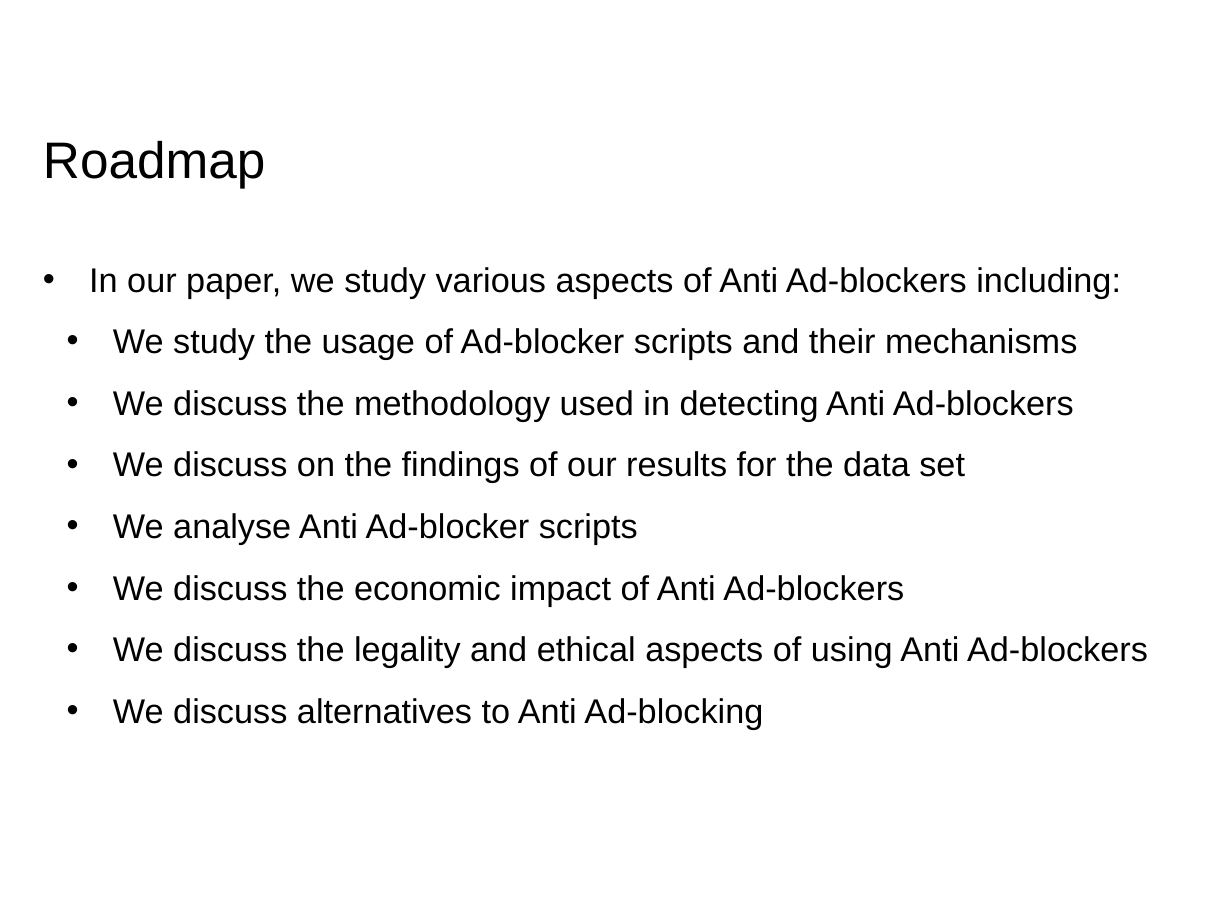
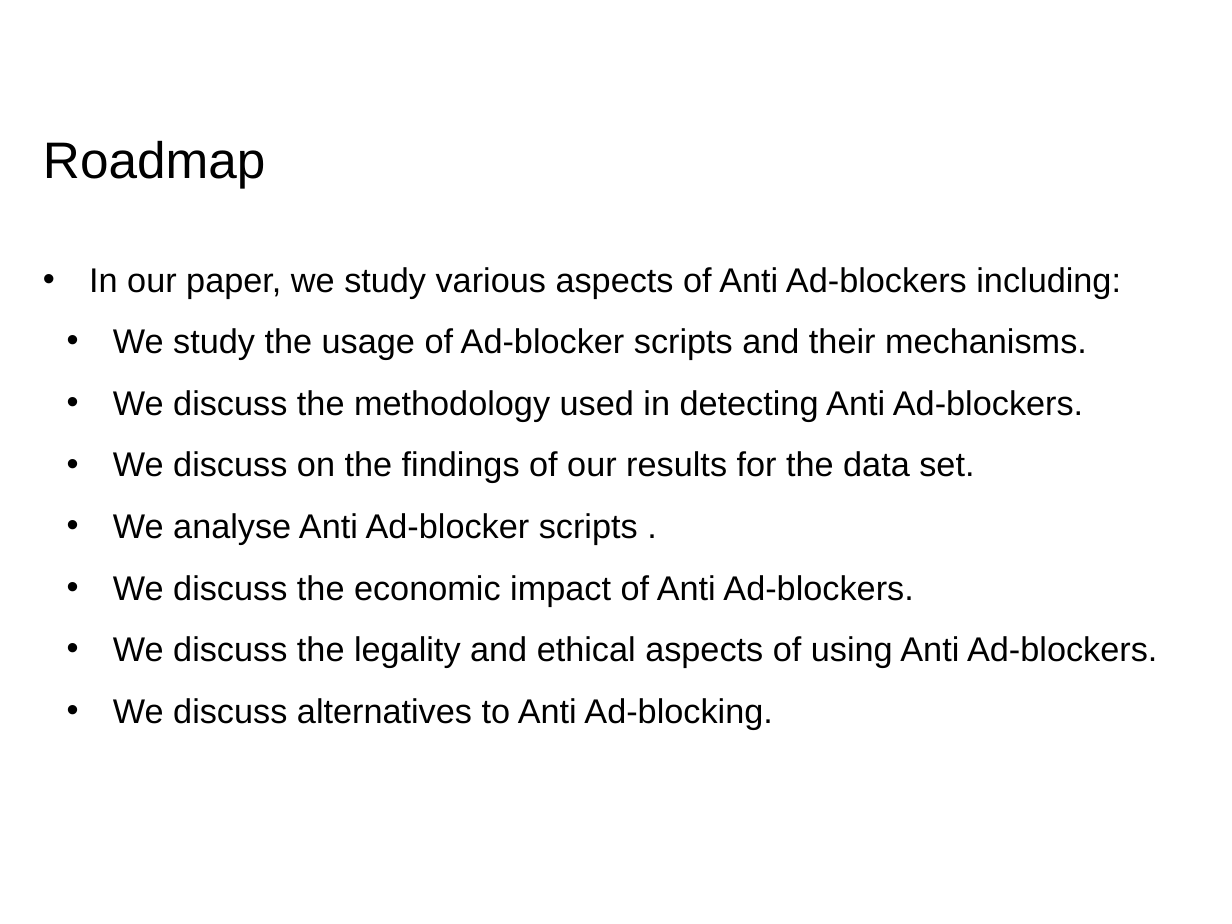
Before and after one commit to RohitPanda/seminar-blocking-adblockers, a slide deck: slide 4 of ppt/Seminar - Rohit & Rohit.pptx. Drawn at 1232x924 pixels with LibreOffice and Linux fonts; fonts in the diff are those of the drawing; background and template pictures are left out. Boxes give left, top, right and bottom in pixels: in the first picture for what was removed or moved away, otherwise in the second. Text is boxed around its words. In the diff, an @@ line names an element or a change of style, - is before the commit and + after.

```diff
--- a/ppt/Seminar - Rohit & Rohit.pptx
+++ b/ppt/Seminar - Rohit & Rohit.pptx
@@ text at [113, 328, 1157, 729]: text changed @@
-  • We study the usage of Ad-blocker scripts and their mechanisms
-  • We discuss the methodology used in detecting Anti Ad-blockers
-  • We discuss on the findings of our results for the data set
-  • We analyse Anti Ad-blocker scripts
-  • We discuss the economic impact of Anti Ad-blockers
-  • We discuss the legality and ethical aspects of using Anti Ad-blockers
-  • We discuss alternatives to Anti Ad-blocking
+  • We study the usage of Ad-blocker scripts and their mechanisms.
+  • We discuss the methodology used in detecting Anti Ad-blockers.
+  • We discuss on the findings of our results for the data set.
+  • We analyse Anti Ad-blocker scripts .
+  • We discuss the economic impact of Anti Ad-blockers.
+  • We discuss the legality and ethical aspects of using Anti Ad-blockers.
+  • We discuss alternatives to Anti Ad-blocking.
```
Also in this commit, not shown: 5 other slides changed, 16 slides added, 3 other files.
